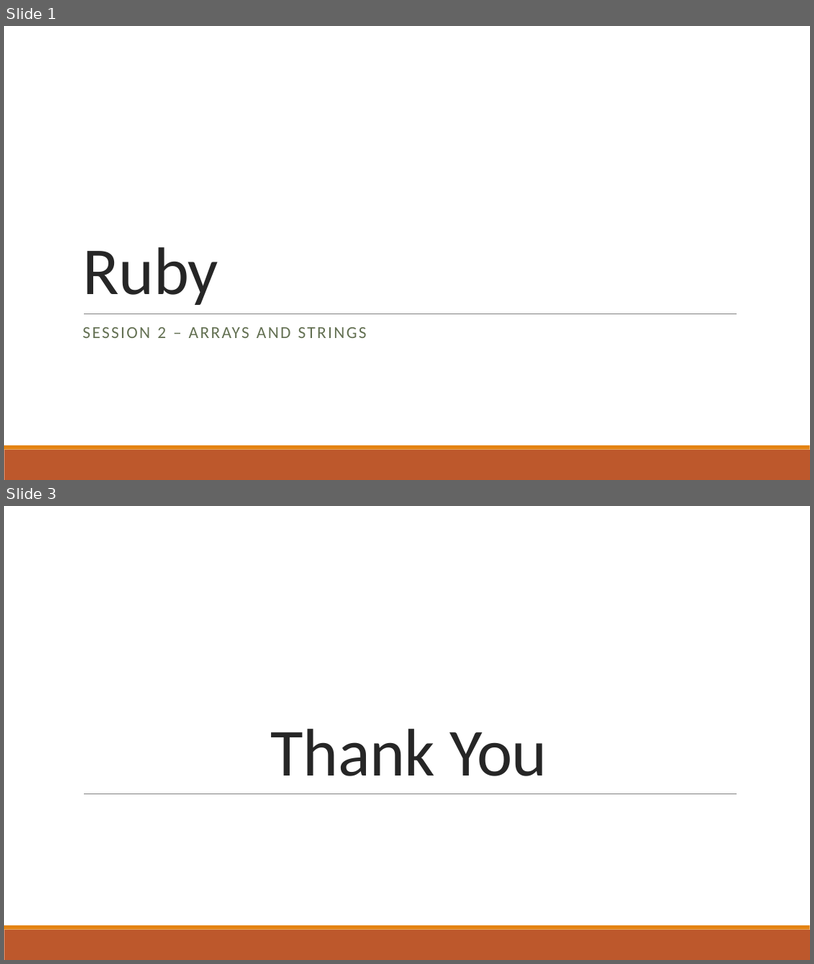
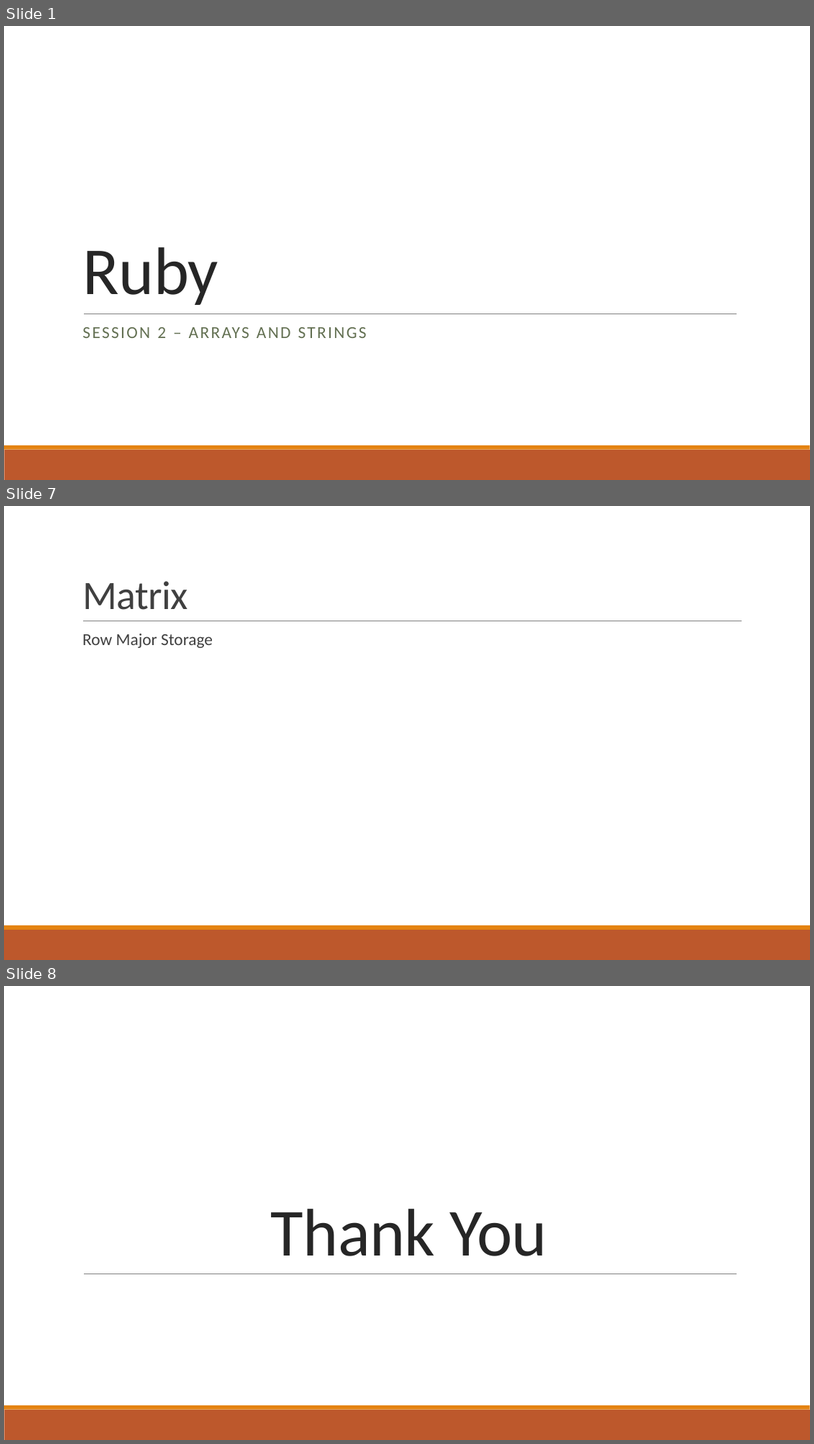
Before and after one commit to pawan9489/TeachingRuby, a slide deck: Session2-Array&Strings.pptx. Shown one above the other, each under a label of ours: slides 1 and 3 before the commit, slides 1, 7 and 8 after it; the slides between them are not shown. The pictures are 814x964 and 814x1444 pixels, drawn with LibreOffice and Linux fonts; fonts in the diff are those of the drawing. Boxes give left, top, right and bottom in pixels: in the first picture for what was removed or moved away, otherwise in the second. Text is boxed around its words. In the diff, an @@ line names an element or a change of style, - is before the commit and + after.

```diff
--- a/Session2-Array&Strings.pptx
+++ b/Session2-Array&Strings.pptx
@@ slide 7 added at (4, 506, 810, 960), background #FFFFFF; not listed: 2 template elements that a slide beside it also shows @@
@@ title added at (82, 581, 188, 610), 48 pt, text #404040 @@
+Matrix
@@ text added at (82, 633, 213, 648), 20 pt, text #404040 @@
+  Row Major Storage
@@ line added from (83, 621) to (743, 621), #808080 0.5 pt @@
@@ what was slide 3 is now slide 8 @@
```
Also in this commit, not shown: 5 other slides added, 1 slide removed, 2 other files.
